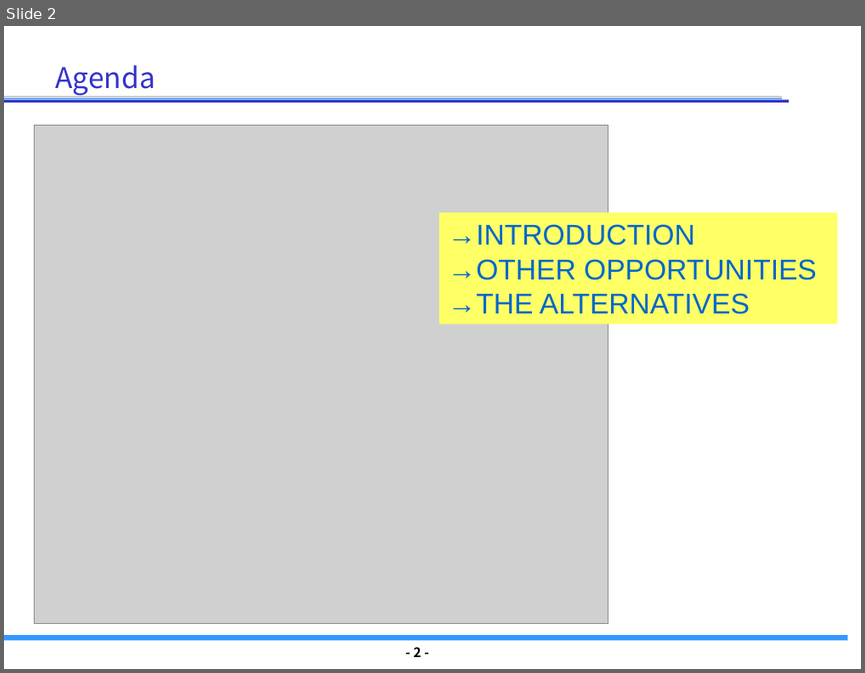
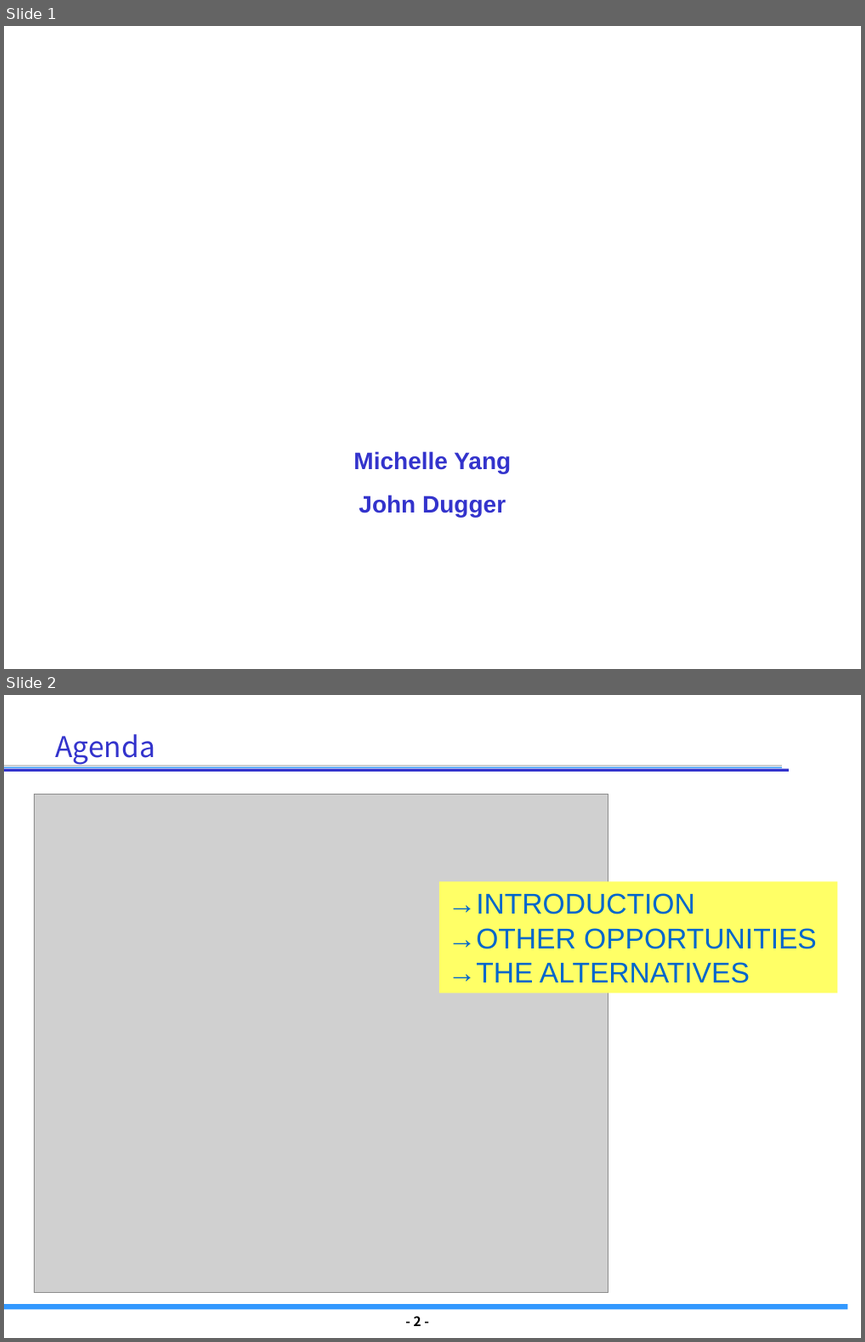
Before and after one commit to mmking2048/UX2017, a slide deck: hackathon.ppt. Shown one above the other, each under a label of ours: slide 2 before the commit, slides 1 and 2 after it. The pictures are 865x673 and 865x1342 pixels, drawn with LibreOffice and Linux fonts; fonts in the diff are those of the drawing; grey boxes stand for pictures; background and template pictures are left out. Boxes give left, top, right and bottom in pixels: in the first picture for what was removed or moved away, otherwise in the second. Text is boxed around its words. In the diff, an @@ line names an element or a change of style, - is before the commit and + after.

```diff
--- a/hackathon.ppt
+++ b/hackathon.ppt
@@ slide 1 added at (x1=4, y1=26, x2=861, y2=669), background picture (left out) @@
@@ text added at (x1=353, y1=451, x2=511, y2=516), 20 pt, text #3333CC, bold @@
+Michelle Yang
+John Dugger
```
Also in this commit, not shown: 2 slides changed, 1 slide removed.
